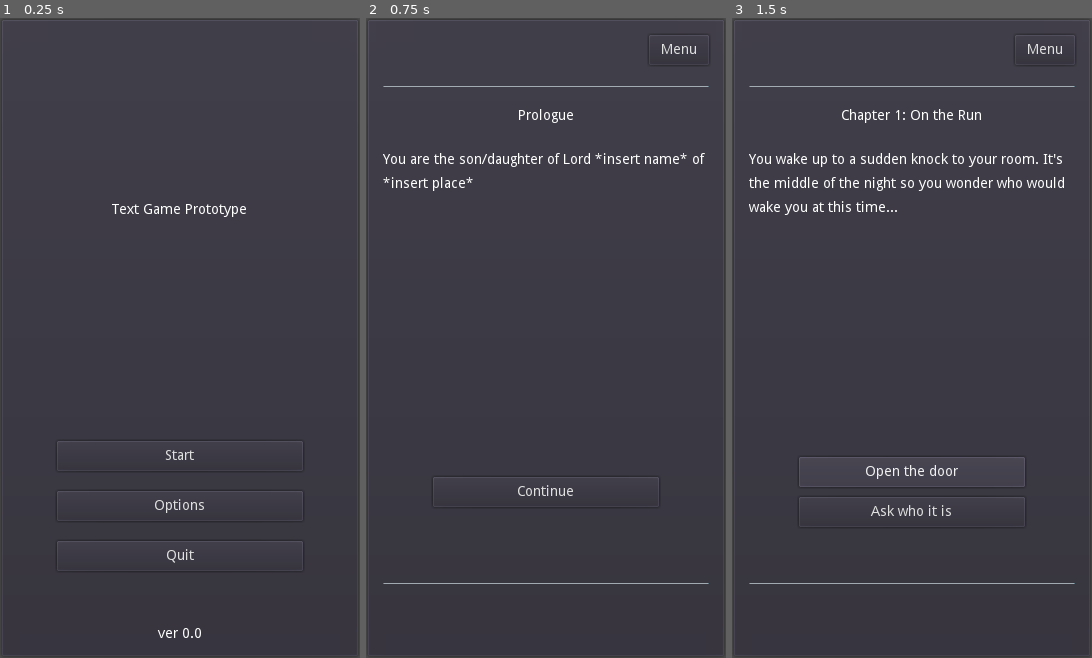
Above: before the commit, frames 1-3 (left to right).
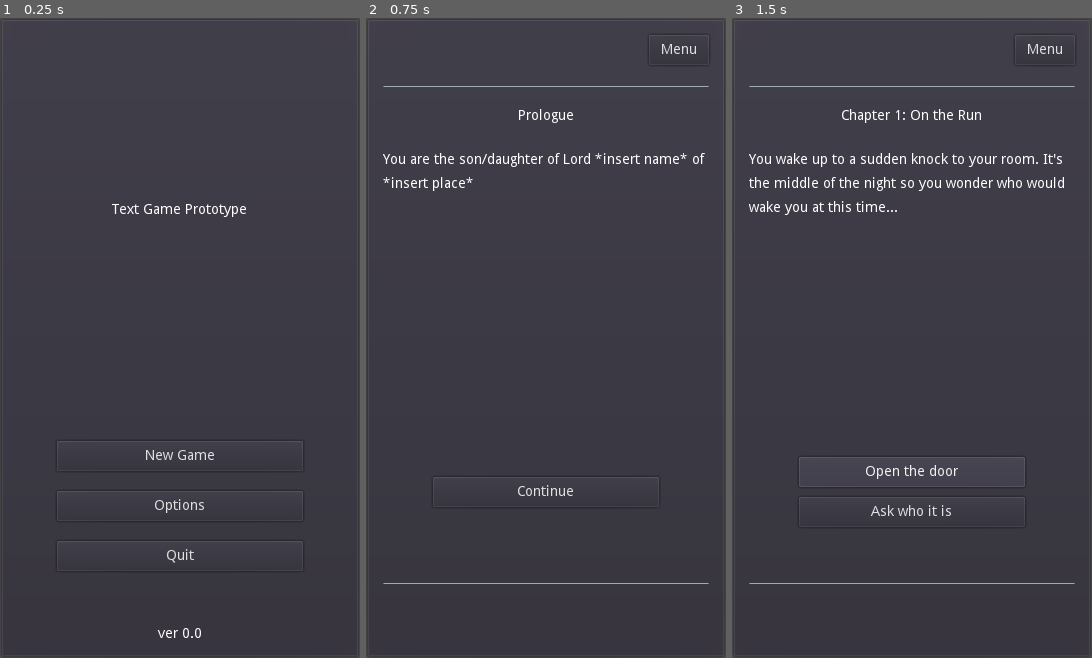
Above: after the commit, the same moments.

Repository: philipuriarte/A-Churchyard-of-Orphans
Game: Godot game, scene res://scenes/main.tscn
Same seed, same stepped clock (60 frames per second), same inputs: the game is played once before the commit and once after it.
Inputs (mouse positions are in pixels of both pictures, inside the frame that each line leads up to):
- Up to frame 1 (0.25 s): no input
- Up to frame 2 (0.75 s): click (546, 453) at 0.5 s, where only the run before the commit has a clickable "Start"
- Up to frame 3 (1.5 s): click "Continue" at 1.25 s

The runs differ from the first frame. In frame 1, 0.2% of the frame differs, in the area x 40-60%, y 67-70%; in frame 2, nothing differs; in frame 3, nothing differs.

Commit message:
Change StartButton to NewButton

Diff:
--- a/logic/title_screen.gd
+++ b/logic/title_screen.gd
@@ -1,11 +1,7 @@
 extends PanelContainer
 
-func _ready() -> void:
-	pass
-
-
 # Changes scene to game_screen
-func _on_StartButton_pressed() -> void:
+func _on_NewButton_pressed() -> void:
 # warning-ignore:return_value_discarded
 	get_tree().change_scene("res://scenes/game_screen.tscn")
 
--- a/scenes/title_screen.tscn
+++ b/scenes/title_screen.tscn
@@ -53,12 +53,12 @@
 custom_constants/separation = 20
 alignment = 1
 
-[node name="StartButton" type="Button" parent="MarginContainer/MainContainer/ButtonsMargin/ButtonsContainer"]
+[node name="NewButton" type="Button" parent="MarginContainer/MainContainer/ButtonsMargin/ButtonsContainer"]
 margin_top = 26.0
 margin_right = 246.0
 margin_bottom = 56.0
 rect_min_size = Vector2( 0, 30 )
-text = "Start"
+text = "New Game"
 
 [node name="OptionsButton" type="Button" parent="MarginContainer/MainContainer/ButtonsMargin/ButtonsContainer"]
 margin_top = 76.0
@@ -81,6 +81,6 @@
 text = "ver 0.0"
 align = 1
 
-[connection signal="pressed" from="MarginContainer/MainContainer/ButtonsMargin/ButtonsContainer/StartButton" to="." method="_on_StartButton_pressed"]
+[connection signal="pressed" from="MarginContainer/MainContainer/ButtonsMargin/ButtonsContainer/NewButton" to="." method="_on_NewButton_pressed"]
 [connection signal="pressed" from="MarginContainer/MainContainer/ButtonsMargin/ButtonsContainer/OptionsButton" to="." method="_on_OptionsButton_pressed"]
 [connection signal="pressed" from="MarginContainer/MainContainer/ButtonsMargin/ButtonsContainer/QuitButton" to="." method="_on_QuitButton_pressed"]
